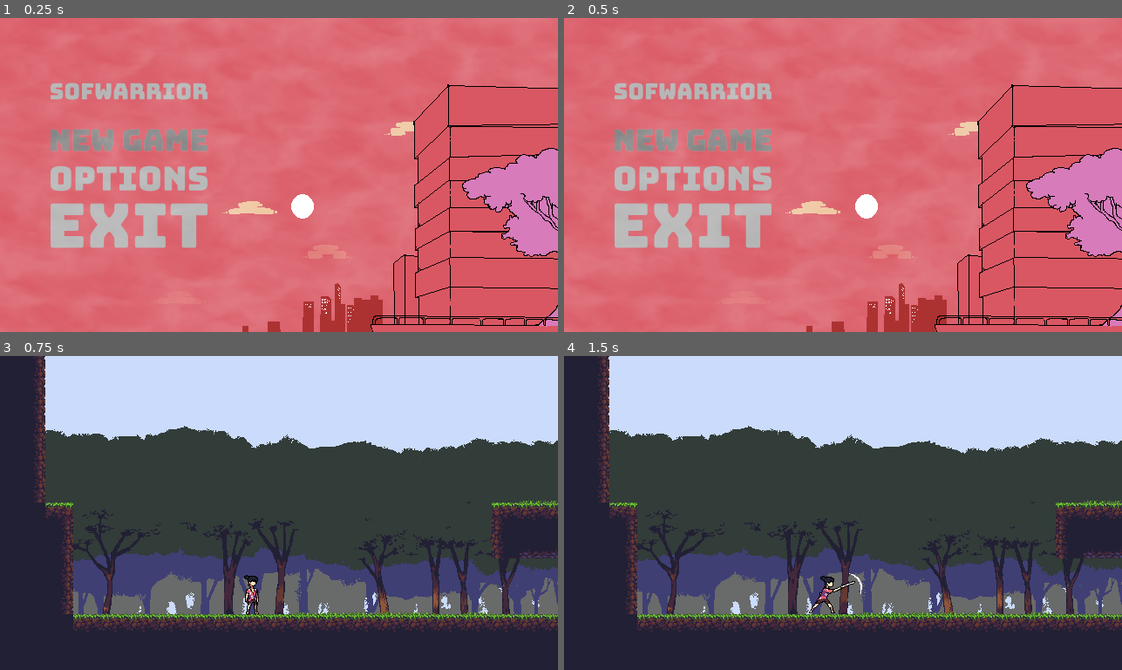
Above: before the commit, frames 1-4 (two rows, left to right).
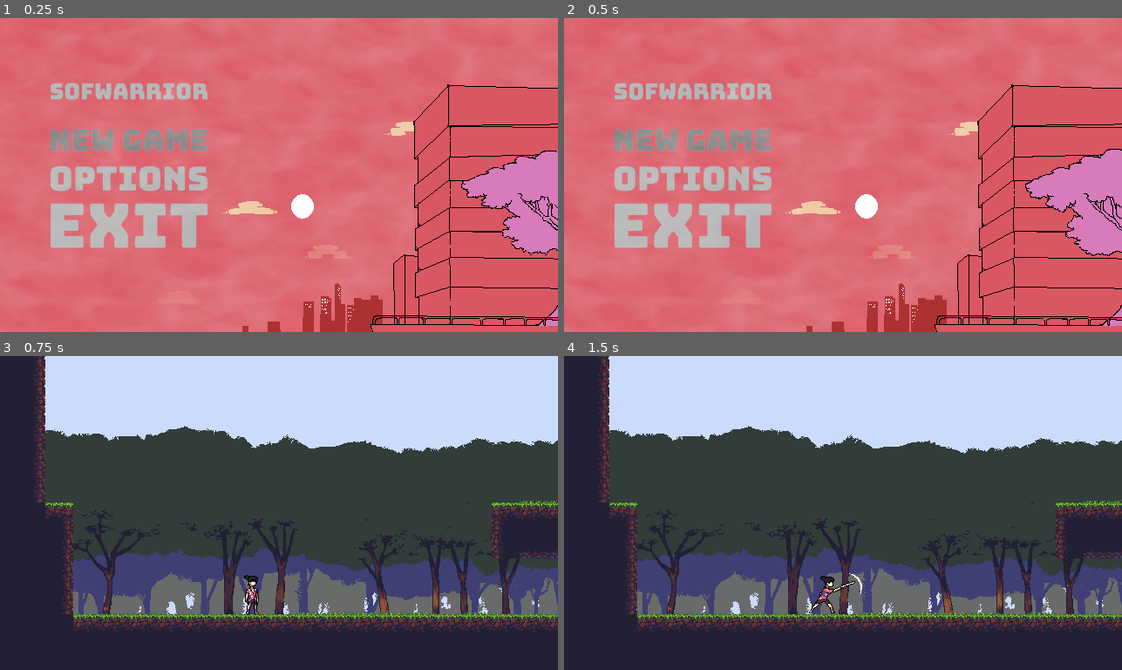
Above: after the commit, the same moments.

Repository: marcelo-lemos/Softwarrior
Game: Godot game, scene res://Nodes/UI/TitleScreen.tscn
The game is run twice, just before and just after one commit, with the same random seed, the same clock (stepped at 60 frames per second) and the same inputs. The engine's default icon, where the game draws it, is replaced by a stand-in: a white triangle on a blue panel in a dark square.
Inputs (mouse positions are in pixels of both pictures, inside the frame that each line leads up to):
- Up to frame 1 (0.25 s): no input
- Up to frame 2 (0.5 s): no input
- Up to frame 3 (0.75 s): click (128, 478) at 0.5 s
- Up to frame 4 (1.5 s): tap Enter (ui_accept) at 1.25 s; hold Right (ui_right) from 1.28 s (still down); hold X (attack) from 1.28 s (still down)

The runs differ from the first frame. In frame 1, 0.5% of the frame differs, in the area x 82-100%, y 41-77%; in frame 2, 0.2%; in frame 3, nothing differs; in frame 4, nothing differs.

Commit message:
Add second ground combo sprite

Diff:
--- a/game/Nodes/Characters/Player/GroundAttack.gd
+++ b/game/Nodes/Characters/Player/GroundAttack.gd
@@ -22,7 +22,7 @@
 	{
 		'damage': 1,
 		'animation': 'ground_attack2',
-		'animation_sprite': 'GroundCombo1'
+		'animation_sprite': 'GroundCombo2'
 	},
 	{
 		'damage': 1,
--- a/game/Nodes/Characters/Player/Player.tscn
+++ b/game/Nodes/Characters/Player/Player.tscn
@@ -12,43 +12,50 @@
 [ext_resource path="res://Assets/Sprites/MC/PlayerIdle4.png" type="Texture" id=10]
 [ext_resource path="res://Assets/Sprites/MC/PlayerIdle5.png" type="Texture" id=11]
 [ext_resource path="res://Assets/Sprites/MC/PlayerIdle6.png" type="Texture" id=12]
-[ext_resource path="res://Assets/Sprites/MC/playerJumpDown.png" type="Texture" id=13]
-[ext_resource path="res://Assets/Sprites/MC/PlayerRun1.png" type="Texture" id=14]
-[ext_resource path="res://Assets/Sprites/MC/PlayerRun2.png" type="Texture" id=15]
-[ext_resource path="res://Assets/Sprites/MC/PlayerRun3.png" type="Texture" id=16]
-[ext_resource path="res://Assets/Sprites/MC/PlayerRun4.png" type="Texture" id=17]
-[ext_resource path="res://Assets/Sprites/MC/PlayerRun5.png" type="Texture" id=18]
-[ext_resource path="res://Assets/Sprites/MC/PlayerRun6.png" type="Texture" id=19]
-[ext_resource path="res://Assets/Sprites/MC/PlayerRun7.png" type="Texture" id=20]
-[ext_resource path="res://Assets/Sprites/MC/PlayerRun8.png" type="Texture" id=21]
-[ext_resource path="res://Assets/Sprites/MC/PlayerRun9.png" type="Texture" id=22]
-[ext_resource path="res://Assets/Sprites/MC/PlayerRun10.png" type="Texture" id=23]
-[ext_resource path="res://Assets/Sprites/MC/PlayerRun11.png" type="Texture" id=24]
-[ext_resource path="res://Assets/Sprites/MC/playerJumpUp.png" type="Texture" id=25]
-[ext_resource path="res://Assets/Sprites/MC/GroundComboFirst1.png" type="Texture" id=26]
-[ext_resource path="res://Assets/Sprites/MC/GroundComboFirst2.png" type="Texture" id=27]
-[ext_resource path="res://Assets/Sprites/MC/GroundComboFirst3.png" type="Texture" id=28]
-[ext_resource path="res://Assets/Sprites/MC/GroundComboFirst4.png" type="Texture" id=29]
-[ext_resource path="res://Assets/Sprites/MC/GroundComboFirst5.png" type="Texture" id=30]
-[ext_resource path="res://Assets/Sprites/MC/GroundComboFirst6.png" type="Texture" id=31]
-[ext_resource path="res://Assets/Sprites/MC/GroundComboFirst7.png" type="Texture" id=32]
-[ext_resource path="res://Assets/Sprites/MC/PlayerWall1.png" type="Texture" id=33]
-[ext_resource path="res://Assets/Sprites/MC/PlayerWall2.png" type="Texture" id=34]
-[ext_resource path="res://Assets/Sprites/MC/PlayerWall3.png" type="Texture" id=35]
-[ext_resource path="res://Nodes/Combat/Katana.tscn" type="PackedScene" id=36]
-[ext_resource path="res://Nodes/Combat/shurikenShots.gd" type="Script" id=37]
-[ext_resource path="res://Nodes/Characters/Player/PlayerStateMachine.gd" type="Script" id=38]
-[ext_resource path="res://Nodes/Characters/Player/Move.gd" type="Script" id=39]
-[ext_resource path="res://Nodes/Characters/Player/Dash.gd" type="Script" id=40]
-[ext_resource path="res://Nodes/Characters/Player/MidAir.gd" type="Script" id=41]
-[ext_resource path="res://Nodes/Characters/Player/OnWall.gd" type="Script" id=42]
-[ext_resource path="res://Nodes/Characters/Player/GroundAttack.gd" type="Script" id=43]
-[ext_resource path="res://Nodes/Characters/Player/DashAttack.gd" type="Script" id=44]
-[ext_resource path="res://Nodes/Characters/Player/AirAttack.gd" type="Script" id=45]
-[ext_resource path="res://Nodes/Characters/Player/TextureEmitter.gd" type="Script" id=46]
-[ext_resource path="res://Assets/Sprites/MC/PlayerDashTrailFlip.png" type="Texture" id=47]
-[ext_resource path="res://Nodes/Characters/Player/CPUParticles2D.gd" type="Script" id=48]
-[ext_resource path="res://Assets/Sprites/MC/PlayerDashTrail.png" type="Texture" id=49]
+[ext_resource path="res://Assets/Sprites/MC/PlayerWall1.png" type="Texture" id=13]
+[ext_resource path="res://Assets/Sprites/MC/PlayerWall2.png" type="Texture" id=14]
+[ext_resource path="res://Assets/Sprites/MC/PlayerWall3.png" type="Texture" id=15]
+[ext_resource path="res://Assets/Sprites/MC/PlayerRun1.png" type="Texture" id=16]
+[ext_resource path="res://Assets/Sprites/MC/PlayerRun2.png" type="Texture" id=17]
+[ext_resource path="res://Assets/Sprites/MC/PlayerRun3.png" type="Texture" id=18]
+[ext_resource path="res://Assets/Sprites/MC/PlayerRun4.png" type="Texture" id=19]
+[ext_resource path="res://Assets/Sprites/MC/PlayerRun5.png" type="Texture" id=20]
+[ext_resource path="res://Assets/Sprites/MC/PlayerRun6.png" type="Texture" id=21]
+[ext_resource path="res://Assets/Sprites/MC/PlayerRun7.png" type="Texture" id=22]
+[ext_resource path="res://Assets/Sprites/MC/PlayerRun8.png" type="Texture" id=23]
+[ext_resource path="res://Assets/Sprites/MC/PlayerRun9.png" type="Texture" id=24]
+[ext_resource path="res://Assets/Sprites/MC/PlayerRun10.png" type="Texture" id=25]
+[ext_resource path="res://Assets/Sprites/MC/PlayerRun11.png" type="Texture" id=26]
+[ext_resource path="res://Assets/Sprites/MC/playerJumpDown.png" type="Texture" id=27]
+[ext_resource path="res://Assets/Sprites/MC/playerJumpUp.png" type="Texture" id=28]
+[ext_resource path="res://Assets/Sprites/MC/GroundComboFirst1.png" type="Texture" id=29]
+[ext_resource path="res://Assets/Sprites/MC/GroundComboFirst2.png" type="Texture" id=30]
+[ext_resource path="res://Assets/Sprites/MC/GroundComboFirst3.png" type="Texture" id=31]
+[ext_resource path="res://Assets/Sprites/MC/GroundComboFirst4.png" type="Texture" id=32]
+[ext_resource path="res://Assets/Sprites/MC/GroundComboFirst5.png" type="Texture" id=33]
+[ext_resource path="res://Assets/Sprites/MC/GroundComboFirst6.png" type="Texture" id=34]
+[ext_resource path="res://Assets/Sprites/MC/GroundComboFirst7.png" type="Texture" id=35]
+[ext_resource path="res://Assets/Sprites/MC/GroundComboSecond.1.png" type="Texture" id=36]
+[ext_resource path="res://Assets/Sprites/MC/GroundComboSecond.2.png" type="Texture" id=37]
+[ext_resource path="res://Assets/Sprites/MC/GroundComboSecond.3.png" type="Texture" id=38]
+[ext_resource path="res://Assets/Sprites/MC/GroundComboSecond.4.png" type="Texture" id=39]
+[ext_resource path="res://Assets/Sprites/MC/GroundComboSecond.5.png" type="Texture" id=40]
+[ext_resource path="res://Assets/Sprites/MC/GroundComboSecond.6.png" type="Texture" id=41]
+[ext_resource path="res://Assets/Sprites/MC/GroundComboSecond.7.png" type="Texture" id=42]
+[ext_resource path="res://Nodes/Combat/Katana.tscn" type="PackedScene" id=43]
+[ext_resource path="res://Nodes/Combat/shurikenShots.gd" type="Script" id=44]
+[ext_resource path="res://Nodes/Characters/Player/PlayerStateMachine.gd" type="Script" id=45]
+[ext_resource path="res://Nodes/Characters/Player/Move.gd" type="Script" id=46]
+[ext_resource path="res://Nodes/Characters/Player/Dash.gd" type="Script" id=47]
+[ext_resource path="res://Nodes/Characters/Player/MidAir.gd" type="Script" id=48]
+[ext_resource path="res://Nodes/Characters/Player/OnWall.gd" type="Script" id=49]
+[ext_resource path="res://Nodes/Characters/Player/GroundAttack.gd" type="Script" id=50]
+[ext_resource path="res://Nodes/Characters/Player/DashAttack.gd" type="Script" id=51]
+[ext_resource path="res://Nodes/Characters/Player/AirAttack.gd" type="Script" id=52]
+[ext_resource path="res://Nodes/Characters/Player/TextureEmitter.gd" type="Script" id=53]
+[ext_resource path="res://Assets/Sprites/MC/PlayerDashTrailFlip.png" type="Texture" id=54]
+[ext_resource path="res://Nodes/Characters/Player/CPUParticles2D.gd" type="Script" id=55]
+[ext_resource path="res://Assets/Sprites/MC/PlayerDashTrail.png" type="Texture" id=56]
 
 [sub_resource type="SpriteFrames" id=1]
 animations = [ {
@@ -62,30 +69,35 @@
 "name": "Idle",
 "speed": 10.0
 }, {
-"frames": [ ExtResource( 13 ) ],
+"frames": [ ExtResource( 13 ), ExtResource( 14 ), ExtResource( 15 ) ],
+"loop": true,
+"name": "Wall",
+"speed": 12.0
+}, {
+"frames": [ ExtResource( 16 ), ExtResource( 17 ), ExtResource( 18 ), ExtResource( 19 ), ExtResource( 20 ), ExtResource( 21 ), ExtResource( 22 ), ExtResource( 23 ), ExtResource( 24 ), ExtResource( 25 ), ExtResource( 26 ) ],
+"loop": true,
+"name": "Run",
+"speed": 19.0
+}, {
+"frames": [ ExtResource( 27 ) ],
 "loop": true,
 "name": "JumpDown",
 "speed": 5.0
 }, {
-"frames": [ ExtResource( 14 ), ExtResource( 15 ), ExtResource( 16 ), ExtResource( 17 ), ExtResource( 18 ), ExtResource( 19 ), ExtResource( 20 ), ExtResource( 21 ), ExtResource( 22 ), ExtResource( 23 ), ExtResource( 24 ) ],
-"loop": true,
-"name": "Run",
-"speed": 19.0
-}, {
-"frames": [ ExtResource( 25 ) ],
+"frames": [ ExtResource( 28 ) ],
 "loop": true,
 "name": "JumpUp",
 "speed": 5.0
 }, {
-"frames": [ ExtResource( 26 ), ExtResource( 27 ), ExtResource( 28 ), ExtResource( 29 ), ExtResource( 30 ), ExtResource( 31 ), ExtResource( 32 ) ],
-"loop": true,
+"frames": [ ExtResource( 29 ), ExtResource( 30 ), ExtResource( 31 ), ExtResource( 32 ), ExtResource( 33 ), ExtResource( 34 ), ExtResource( 35 ) ],
+"loop": false,
 "name": "GroundCombo1",
 "speed": 25.0
 }, {
-"frames": [ ExtResource( 33 ), ExtResource( 34 ), ExtResource( 35 ) ],
-"loop": true,
-"name": "Wall",
-"speed": 12.0
+"frames": [ ExtResource( 36 ), ExtResource( 37 ), ExtResource( 38 ), ExtResource( 39 ), ExtResource( 40 ), ExtResource( 41 ), ExtResource( 42 ) ],
+"loop": false,
+"name": "GroundCombo2",
+"speed": 30.0
 } ]
 
 [sub_resource type="RectangleShape2D" id=2]
@@ -111,10 +123,14 @@
 position = Vector2( -1.21, 2.44 )
 shape = SubResource( 2 )
 
-[node name="Katana" parent="GenericCharacter" instance=ExtResource( 36 )]
+[node name="Katana" parent="GenericCharacter" instance=ExtResource( 43 )]
+
+[node name="HitBox" parent="GenericCharacter/Katana" index="0"]
+position = Vector2( 10, 0 )
+rotation = 1.5708
 
 [node name="RangedAttack" type="Node2D" parent="GenericCharacter"]
-script = ExtResource( 37 )
+script = ExtResource( 44 )
 
 [node name="WallDetection" type="Node2D" parent="GenericCharacter"]
 editor/display_folded = true
--- a/game/Nodes/UI/TitleScreen.tscn
+++ b/game/Nodes/UI/TitleScreen.tscn
@@ -98,6 +98,7 @@
 [node name="Arvore" type="AnimatedSprite" parent="."]
 z_index = 3
 frames = SubResource( 1 )
+frame = 4
 playing = true
 centered = false
 
Binary file added: game/Assets/Sprites/MC/GroundComboSecond.1.png
Not shown, added: game/Assets/Sprites/MC/GroundComboSecond.1.png.import
Binary file added: game/Assets/Sprites/MC/GroundComboSecond.2.png
Not shown, added: game/Assets/Sprites/MC/GroundComboSecond.2.png.import
Binary file added: game/Assets/Sprites/MC/GroundComboSecond.3.png
Not shown, added: game/Assets/Sprites/MC/GroundComboSecond.3.png.import
Binary file added: game/Assets/Sprites/MC/GroundComboSecond.4.png
Not shown, added: game/Assets/Sprites/MC/GroundComboSecond.4.png.import
Binary file added: game/Assets/Sprites/MC/GroundComboSecond.5.png
Not shown, added: game/Assets/Sprites/MC/GroundComboSecond.5.png.import
Binary file added: game/Assets/Sprites/MC/GroundComboSecond.6.png
Not shown, added: game/Assets/Sprites/MC/GroundComboSecond.6.png.import
(and 3 more such lines)
